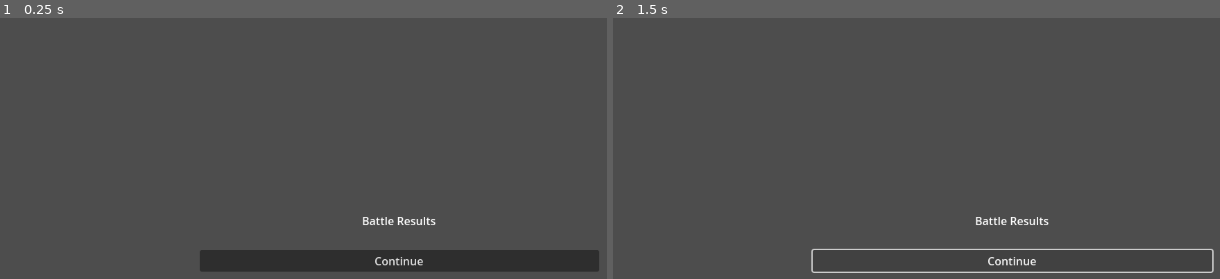
Above: before the commit, frames 1-2 (left to right).
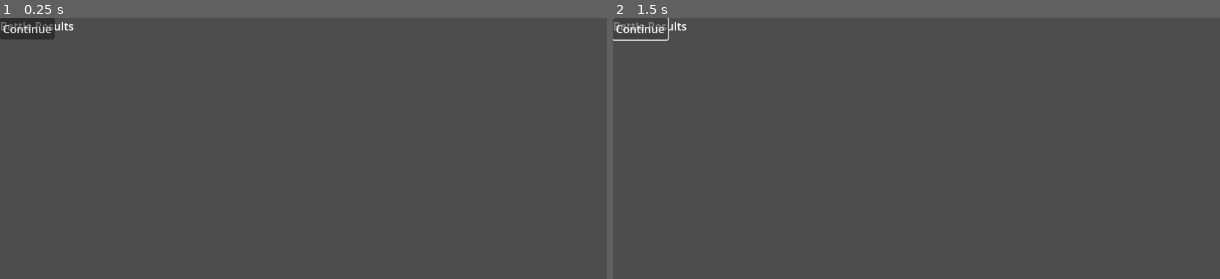
Above: after the commit, the same moments.

Repository: sxfoster/auto-battler
Game: Godot game, scene res://scenes/PostBattleSummary.tscn
Two runs of this game, one before a commit and one after it. Both use one fixed random seed, a clock stepped at 60 frames per second and the inputs below. This scene is started directly instead of the project's main scene.
Inputs:
- Up to frame 1 (0.25 s): no input
- Up to frame 2 (1.5 s): click "Continue" at 0.5 s; click "Continue" at 1.25 s

The runs differ from the first frame. In frame 1, 6.1% of the frame differs, in the area x 0-99%, y 0-97%; in frame 2, 1.5%.
Error before the commit: Invalid call. Nonexistent function 'on_post_battle_continue' in base 'Node (GameManagerRoot)'. (res://scripts/ui/PostBattleSummary.gd:31)
Error after the commit: Parse Error: "yield" was removed in Godot 4. Use "await" instead. (res://scripts/main/GameManager.gd:497)

Commit message:
Connect post-battle summary to GameManager

Diff:
--- a/auto-battler/scenes/PostBattleSummary.tscn
+++ b/auto-battler/scenes/PostBattleSummary.tscn
@@ -1,13 +1,16 @@
-[gd_scene load_steps=2 format=3]
 
-[ext_resource type="Script" path="res://scripts/ui/PostBattleSummary.gd" id="1"]
+[gd_scene load_steps=1 format=3]
+
+[ext_resource type="Script" path="res://scripts/main/PostBattleManager.gd" id="1"]
 
 [node name="PostBattleSummary" type="Control"]
 anchor_right = 1.0
 anchor_bottom = 1.0
+
+[node name="PostBattleManager" type="Node" parent="."]
 script = ExtResource("1")
 
-[node name="VBox" type="VBoxContainer" parent="."]
+[node name="VBox" type="VBoxContainer" parent="PostBattleManager"]
 anchor_left = 0.25
 anchor_top = 0.25
 anchor_right = 0.75
@@ -25,5 +28,3 @@
 
 [node name="ContinueButton" type="Button" parent="VBox"]
 text = "Continue"
-
-[connection signal="pressed" from="ContinueButton" to="." method="_on_continue_button_pressed"]
--- a/auto-battler/scripts/main/GameManager.gd
+++ b/auto-battler/scripts/main/GameManager.gd
@@ -492,5 +492,14 @@
     # Save progress and return to main menu or a summary screen
     end_current_run("autosave", true)
 
+func change_to_post_battle() -> void:
+    get_tree().change_scene_to_file("res://scenes/PostBattleSummary.tscn")
+    yield(get_tree(), "idle_frame")
+    var post_mgr = get_tree().current_scene.get_node("PostBattleManager")
+    post_mgr.connect("post_battle_complete", self, "on_post_battle_continue")
+
+func on_post_battle_continue() -> void:
+    print("GameManager: Post-battle continue pressed.")
+
 # Remove old scene transition logic if fully replaced.
 # The old on_combat_finished, on_loot_complete, on_rest_complete are now handled by the new signal system.
--- a/auto-battler/scripts/main/PostBattleManager.gd
+++ b/auto-battler/scripts/main/PostBattleManager.gd
@@ -1,179 +1,9 @@
-# PostBattleManager.gd
-# Handles the phase immediately after combat, applying effects,
-# distributing rewards, and determining the next game state transition.
+extends Node
 
-extends Node
-class_name PostBattleManager
+signal post_battle_complete
 
-const SUMMARY_SCENE: PackedScene = preload("res://scenes/PostBattleSummary.tscn")
+func _ready():
+    $VBox/ContinueButton.connect("pressed", self, "_on_Continue_pressed")
 
-var _summary_ui: Control
-
-# Emitted after all post-battle effects and updates are applied.
-# The receiving manager (likely GameManager) can then decide the next actual scene/state.
-signal post_battle_processing_complete(final_party_state: Array, rewards_summary: Dictionary)
-
-# Signals to indicate the suggested next transition, if this manager has enough context.
-# Alternatively, GameManager can make this decision based on the processing_complete signal's data.
-signal transition_to_map_requested
-signal transition_to_rest_requested
-signal transition_to_game_over_requested # e.g. if party wiped and it's a full exit
-
-# Variables to hold data passed from combat
-var battle_outcome: Dictionary = {} # Stores {victory: bool, loot: Array, xp_gained: int, final_party_state_from_combat: Array}
-var party_data_before_post_battle: Array = [] # The state of the party as it entered post-battle
-
-func _ready() -> void:
-    print("PostBattleManager: Ready.")
-
-# Called by GameManager to start post-battle processing.
-# - combat_results: Dictionary from CombatManager (e.g., {victory: bool, loot: Array, xp: int, final_party_state: Array})
-# - current_party_state_before_effects: The full party state before these post-battle effects are applied.
-func initialize_post_battle(combat_results: Dictionary, current_party_state_before_effects: Array) -> void:
-    print("PostBattleManager: Initializing with combat results.")
-    battle_outcome = combat_results
-    party_data_before_post_battle = current_party_state_before_effects.duplicate(true) # Make a deep copy to modify
-
-    # Apply all effects and updates
-    var final_party_state = _apply_all_post_battle_effects()
-    var rewards_summary = _prepare_rewards_summary()
-
-    # Emit a general signal that processing is done. GameManager can use this.
-    emit_signal("post_battle_processing_complete", final_party_state, rewards_summary)
-
-    if battle_outcome.get("victory", false):
-        _show_summary_ui(rewards_summary)
-    else:
-        _determine_next_transition(final_party_state)
-
-
-# Main function to orchestrate all post-battle updates
-func _apply_all_post_battle_effects() -> Array:
-    var updated_party_state = party_data_before_post_battle
-
-    if battle_outcome.get("victory", false):
-        # Apply survival penalties only on victory (as per typical game loops)
-        updated_party_state = _update_fatigue_hunger_thirst(updated_party_state)
-
-        # Distribute XP (actual XP application to characters would happen here or be noted for GameManager)
-        _distribute_xp(battle_outcome.get("xp_gained", 0), updated_party_state)
-
-        # Update inventory with loot
-        _update_inventory(battle_outcome.get("loot", []), updated_party_state) # This might update a global inventory via GameManager
-    else:
-        # Handle defeat specific effects if any (e.g., more severe penalties, item loss - not specified)
-        print("PostBattleManager: Processing defeat.")
-
-    # Apply any other general effects that happen regardless of victory/defeat (e.g. quest updates - not specified)
-
-    # Ensure the party state from combat (HP, statuses) is correctly merged/used.
-    # The `final_party_state_from_combat` has the most current HP/statuses from CombatManager.
-    # We need to merge this with the party data that includes fatigue/hunger/thirst.
-    var combat_end_party_state = battle_outcome.get("final_party_state_from_combat", [])
-    updated_party_state = _merge_combat_and_survival_states(combat_end_party_state, updated_party_state)
-
-    print("PostBattleManager: Post-battle effects applied.")
-    return updated_party_state
-
-# Helper to merge HP/statuses from combat outcome with fatigue/hunger/thirst from survival updates
-func _merge_combat_and_survival_states(combat_state: Array, survival_state: Array) -> Array:
-    var final_state = []
-    for i in range(survival_state.size()):
-        var member_survival_data = survival_state[i].duplicate(true) # Start with survival data (fatigue, etc.)
-        if i < combat_state.size():
-            var member_combat_data = combat_state[i] # HP, statuses from combat
-            member_survival_data["hp"] = member_combat_data.get("current_hp", member_survival_data.get("hp", 0))
-            member_survival_data["statuses"] = member_combat_data.get("statuses", member_survival_data.get("statuses", {}))
-        final_state.append(member_survival_data)
-    return final_state
-
-# Stub for updating fatigue, hunger, and thirst.
-func _update_fatigue_hunger_thirst(party_state_array: Array) -> Array:
-    # Future implementation:
-    # Iterate through party_state_array, access each member's data (Dictionary).
-    # Increment fatigue, hunger, thirst based on game rules.
-    # Example: member_data["fatigue"] = member_data.get("fatigue", 0) + 5
-    print("PostBattleManager: Updating fatigue, hunger, thirst (stub).")
-    for member_data in party_state_array:
-        member_data["fatigue"] = member_data.get("fatigue", 0) + 1 # Example increment
-        member_data["hunger"] = member_data.get("hunger", 0) + 1   # Example increment
-        member_data["thirst"] = member_data.get("thirst", 0) + 1   # Example increment
-    return party_state_array
-
-# Stub for distributing XP.
-func _distribute_xp(xp_amount: int, party_state_array: Array) -> void:
-    # Future implementation:
-    # Logic to divide xp_amount among party_state_array members.
-    # This might update "xp" and "level" fields in each member_data.
-    # For now, just logs. GameManager might handle actual XP application.
-    print("PostBattleManager: Distributing %s XP to party (stub)." % xp_amount)
-    if not party_state_array.is_empty():
-        var xp_per_member = xp_amount / party_state_array.size() if party_state_array.size() > 0 else 0
-        for member_data in party_state_array:
-            member_data["xp"] = member_data.get("xp", 0) + xp_per_member
-    pass
-
-# Stub for updating the player's inventory with new items.
-func _update_inventory(loot_array: Array, party_state_array: Array) -> void:
-    # Future implementation:
-    # Add items from loot_array to the global inventory (likely managed by GameManager).
-    # This function might receive a reference to the inventory or emit a signal.
-    var gm = get_tree().get_root().get_node_or_null("GameManager")
-    if gm:
-        if not gm.player_inventory.has("items"):
-            gm.player_inventory["items"] = []
-        gm.player_inventory.items.append_array(loot_array)
-        print("PostBattleManager: Added %s loot items to inventory." % loot_array.size())
-    else:
-        print("PostBattleManager: GameManager not found, cannot add loot.")
-
-# Prepares a summary of rewards for UI display or logging.
-func _prepare_rewards_summary() -> Dictionary:
-    var summary = {
-        "xp_gained": battle_outcome.get("xp_gained", 0),
-        "loot_received": battle_outcome.get("loot", [])
-    }
-    print("PostBattleManager: Rewards summary prepared.")
-    return summary
-
-func _show_summary_ui(summary: Dictionary) -> void:
-    _summary_ui = SUMMARY_SCENE.instantiate()
-    add_child(_summary_ui)
-    if _summary_ui.has_method("show_summary"):
-        _summary_ui.show_summary(summary)
-    if _summary_ui.has_signal("continue_pressed"):
-        _summary_ui.continue_pressed.connect(_on_summary_continue_pressed)
-
-func _on_summary_continue_pressed() -> void:
-    if _summary_ui:
-        _summary_ui.queue_free()
-        _summary_ui = null
-    emit_signal("transition_to_rest_requested")
-
-# Stub for determining the next transition based on game state.
-func _determine_next_transition(final_party_state: Array) -> void:
-    # Future implementation:
-    # Logic to decide if the game continues to map, rest, or ends.
-    # This could depend on party wipe, dungeon depth, specific events, player choice.
-    # For now, assumes victory leads to map, defeat to game over.
-
-    # Check for party wipe
-    var all_defeated = true
-    for member_data in final_party_state:
-        if member_data.get("hp", 0) > 0:
-            all_defeated = false
-            break
-
-    if all_defeated:
-        print("PostBattleManager: Party wiped. Requesting game over.")
-        emit_signal("transition_to_game_over_requested")
-    elif battle_outcome.get("victory", false):
-        print("PostBattleManager: Victory. Requesting transition to map.")
-        # Potentially, a choice could be offered: map or rest.
-        # For now, directly to map.
-        emit_signal("transition_to_map_requested")
-    else: # Defeat, but not a full party wipe (edge case, or depends on game rules)
-        print("PostBattleManager: Defeat (not full wipe). Requesting game over for now.")
-        # This state might lead to a "limp back to town" or other scenario.
-        emit_signal("transition_to_game_over_requested")
-    pass
+func _on_Continue_pressed():
+    emit_signal("post_battle_complete")
